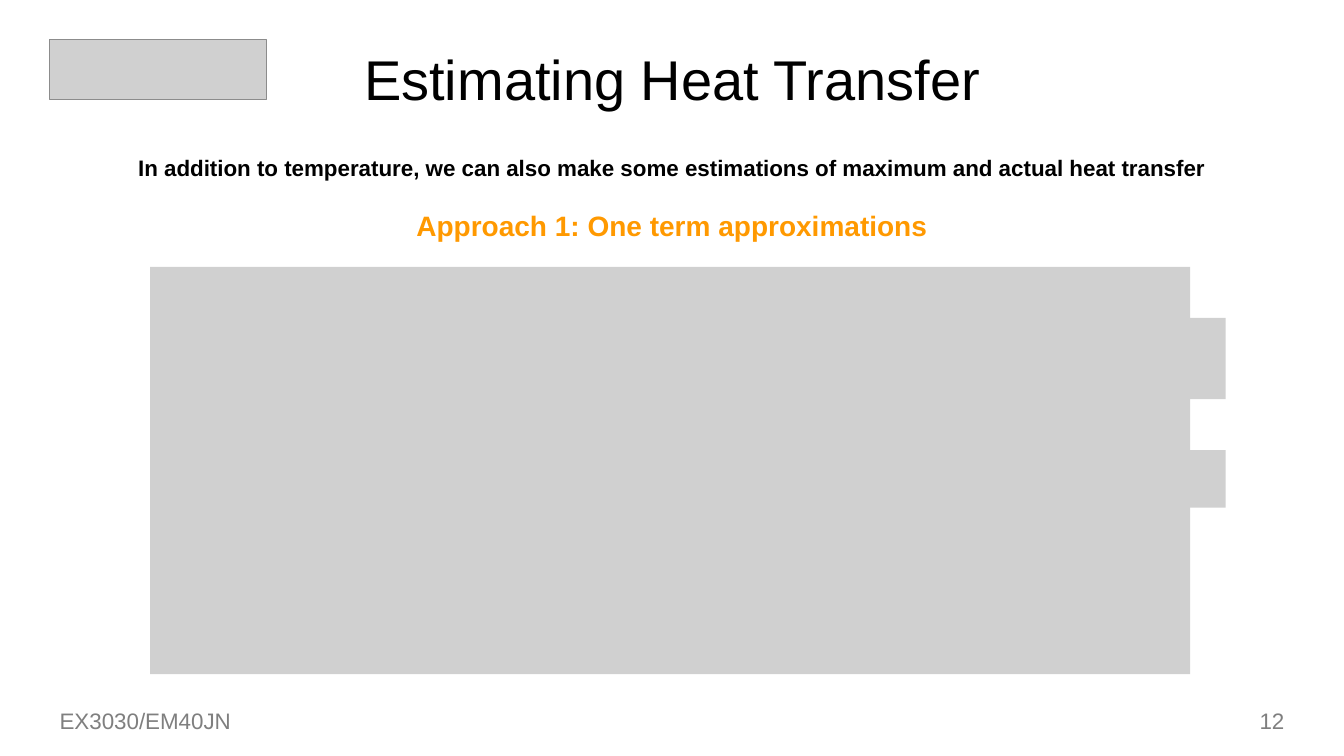
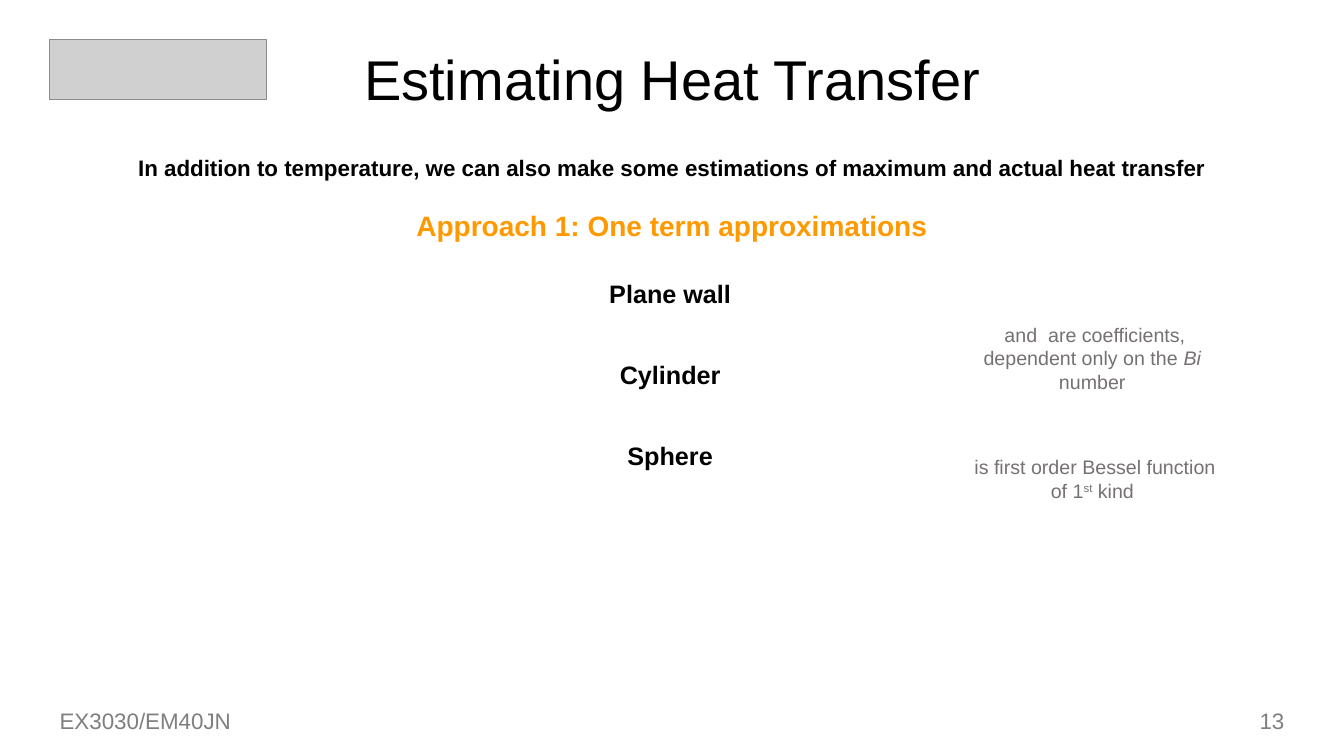
Before and after one commit to toastedcrumpets/HMMT, a slide deck: slide 13 of oldnotes/Week7-02.pptx (slide 12 before the commit). Drawn at 1344x756 pixels with LibreOffice and Linux fonts; fonts in the diff are those of the drawing; grey boxes stand for pictures. Boxes give left, top, right and bottom in pixels: in the first picture for what was removed or moved away, otherwise in the second. Text is boxed around its words. In the diff, an @@ line names an element or a change of style, - is before the commit and + after.

```diff
--- a/oldnotes/Week7-02.pptx
+++ b/oldnotes/Week7-02.pptx
@@ picture removed at (150,267,1191,675) @@
@@ text added at (609,284,731,470), 18 pt, text #000000, bold @@
+Plane wall
+Cylinder
+Sphere
@@ picture removed at (959,318,1226,399) @@
@@ text added at (984,328,1201,389), 14 pt, text #767171 @@
+and are coefficients, dependent only on the Bi number
@@ picture removed at (959,450,1226,507) @@
@@ text added at (974,460,1216,498), 14 pt, text #767171 @@
+is first order Bessel function of 1st kind
@@ page number at (1260,713,1285,729): text changed @@
-12
+13
```
Also in this commit, not shown: 11 other slides changed, 2 slides added, 8 other files.
